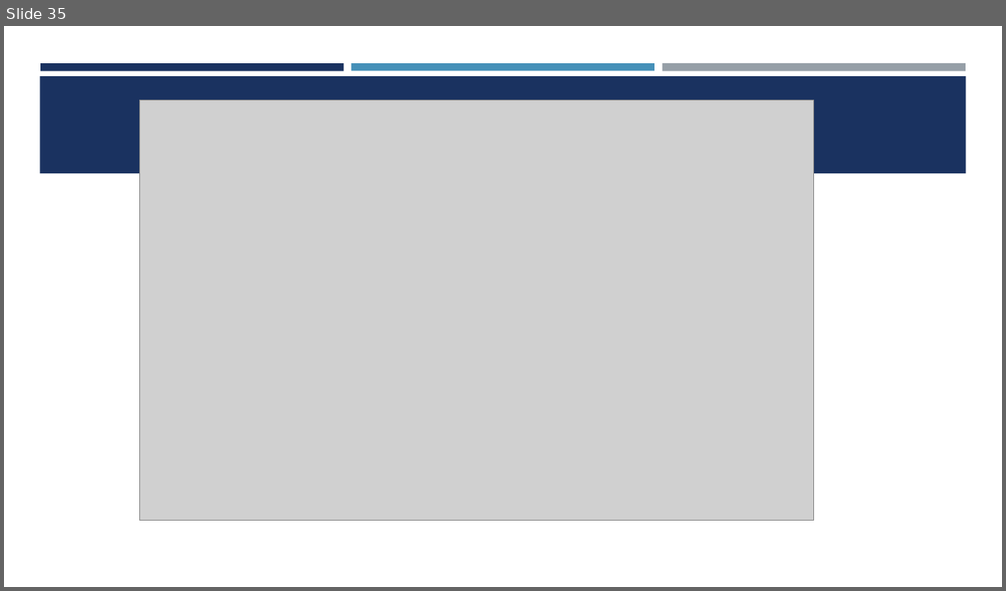
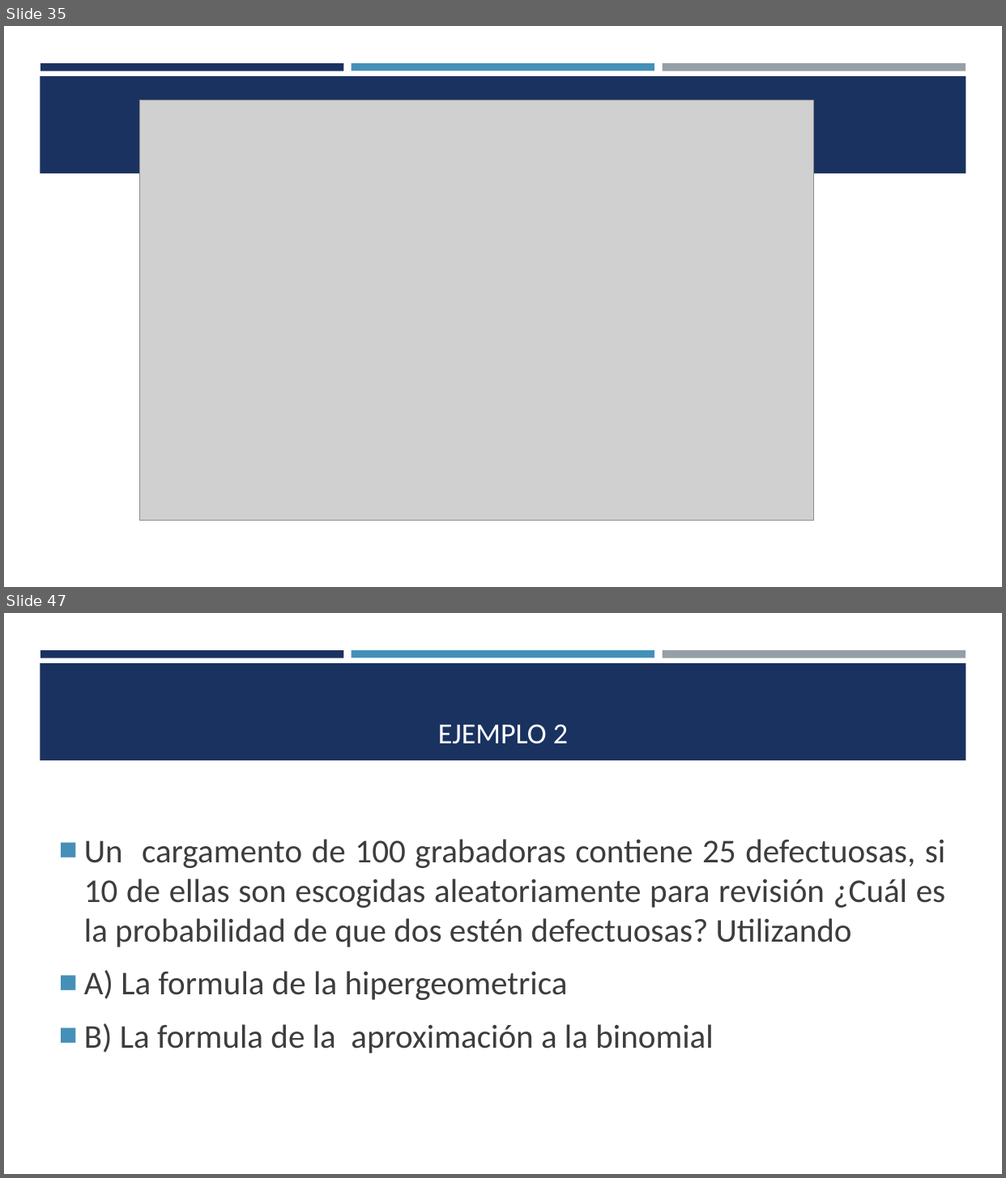
Before and after one commit to estadisticaITM/estadisticaITM.github.io, a slide deck: ITM_VAD_EBX.pptx. Shown one above the other, each under a label of ours: slide 35 before the commit, slides 35 and 47 after it; the slides between them are not shown. The pictures are 1006x591 and 1006x1178 pixels, drawn with LibreOffice and Linux fonts; fonts in the diff are those of the drawing; grey boxes stand for pictures. Boxes give left, top, right and bottom in pixels: in the first picture for what was removed or moved away, otherwise in the second. Text is boxed around its words. In the diff, an @@ line names an element or a change of style, - is before the commit and + after.

```diff
--- a/ITM_VAD_EBX.pptx
+++ b/ITM_VAD_EBX.pptx
@@ slide 47 added at (4,613,1002,1174), background #FFFFFF; not listed: 4 template elements that a slide beside it also shows @@
@@ title added at (438,724,568,744), 28 pt, text #FFFFFF @@
+EJEMPLO 2
@@ text added at (84,839,945,1054), 32 pt, text #3D3D3D @@
+■ Un cargamento de 100 grabadoras contiene 25 defectuosas, si 10 de ellas son escogidas aleatoriamente para revisión ¿Cuál es la probabilidad de que dos estén defectuosas? Utilizando
+■ A) La formula de la hipergeometrica
+■ B) La formula de la aproximación a la binomial
```
Also in this commit, not shown: 34 other slides added, 15 other files.
